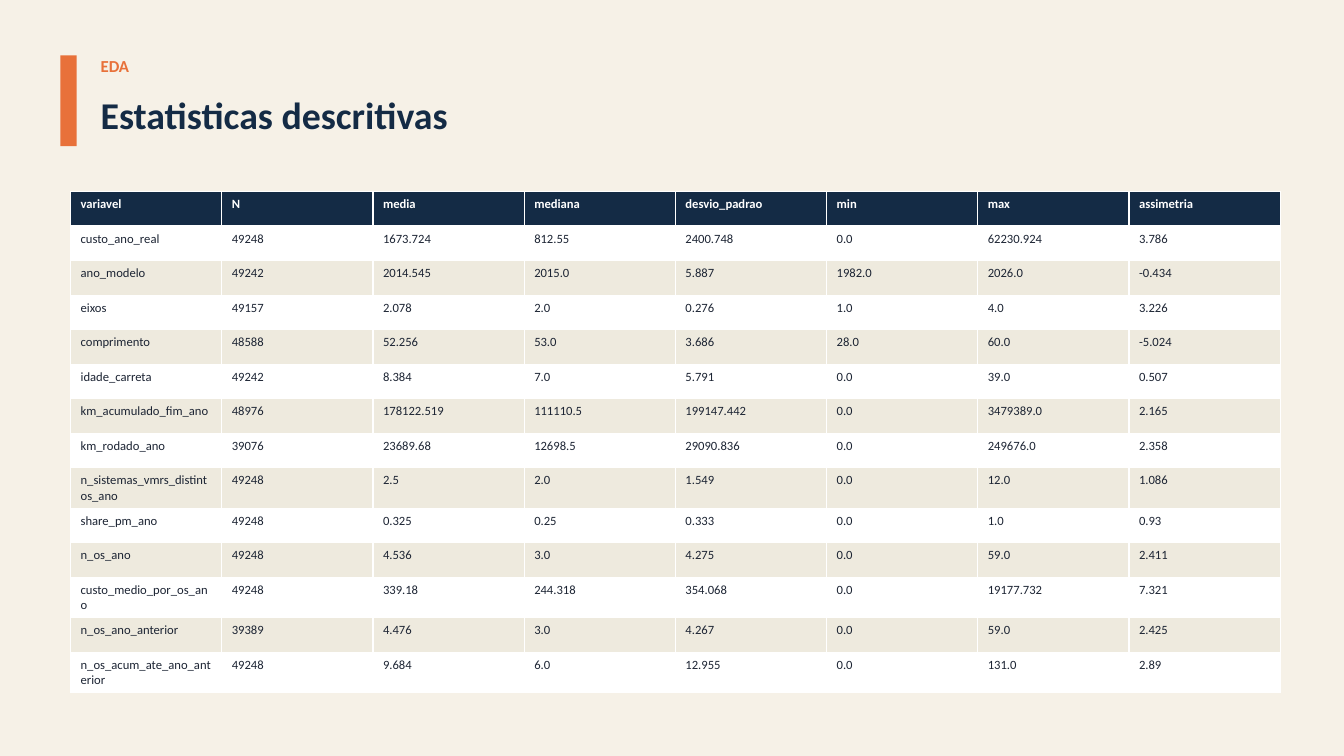
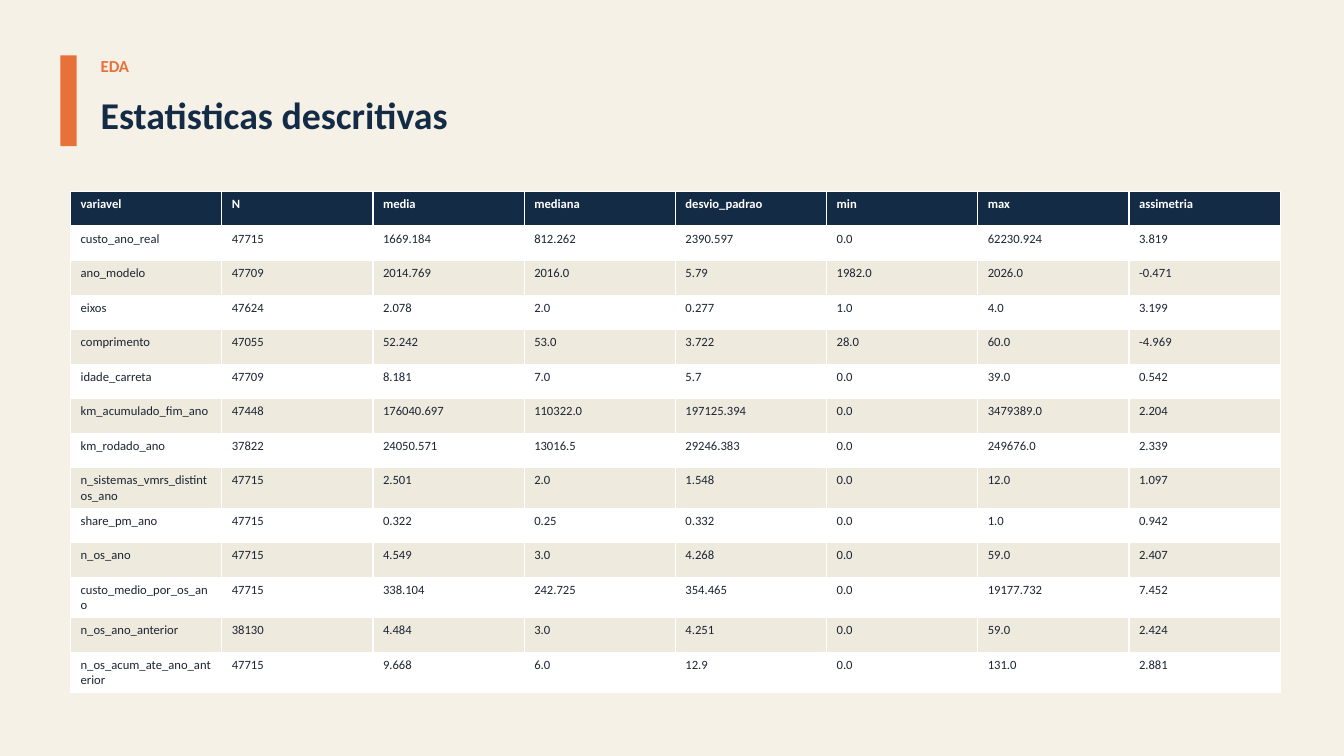
Before and after one commit to giovanicani/quatro_norte, a slide deck: slide 11 of docs/entregas/Apresentacao_QuatroNorte.pptx. Drawn at 1344x756 pixels with LibreOffice and Linux fonts; fonts in the diff are those of the drawing. Boxes give left, top, right and bottom in pixels: in the first picture for what was removed or moved away, otherwise in the second. Text is boxed around its words. In the diff, an @@ line names an element or a change of style, - is before the commit and + after.

```diff
--- a/docs/entregas/Apresentacao_QuatroNorte.pptx
+++ b/docs/entregas/Apresentacao_QuatroNorte.pptx
@@ table at bbox=[71, 192, 1280, 676] @@
-row 2: custo_ano_real | 49248 | 1673.724 | 812.55 | 2400.748 | 0.0 | 62230.924 | 3.786
+row 2: custo_ano_real | 47715 | 1669.184 | 812.262 | 2390.597 | 0.0 | 62230.924 | 3.819
-row 3: ano_modelo | 49242 | 2014.545 | 2015.0 | 5.887 | 1982.0 | 2026.0 | -0.434
+row 3: ano_modelo | 47709 | 2014.769 | 2016.0 | 5.79 | 1982.0 | 2026.0 | -0.471
-row 4: eixos | 49157 | 2.078 | 2.0 | 0.276 | 1.0 | 4.0 | 3.226
+row 4: eixos | 47624 | 2.078 | 2.0 | 0.277 | 1.0 | 4.0 | 3.199
-row 5: comprimento | 48588 | 52.256 | 53.0 | 3.686 | 28.0 | 60.0 | -5.024
+row 5: comprimento | 47055 | 52.242 | 53.0 | 3.722 | 28.0 | 60.0 | -4.969
-row 6: idade_carreta | 49242 | 8.384 | 7.0 | 5.791 | 0.0 | 39.0 | 0.507
+row 6: idade_carreta | 47709 | 8.181 | 7.0 | 5.7 | 0.0 | 39.0 | 0.542
-row 7: km_acumulado_fim_ano | 48976 | 178122.519 | 111110.5 | 199147.442 | 0.0 | 3479389.0 | 2.165
+row 7: km_acumulado_fim_ano | 47448 | 176040.697 | 110322.0 | 197125.394 | 0.0 | 3479389.0 | 2.204
-row 8: km_rodado_ano | 39076 | 23689.68 | 12698.5 | 29090.836 | 0.0 | 249676.0 | 2.358
+row 8: km_rodado_ano | 37822 | 24050.571 | 13016.5 | 29246.383 | 0.0 | 249676.0 | 2.339
-row 9: n_sistemas_vmrs_distintos_ano | 49248 | 2.5 | 2.0 | 1.549 | 0.0 | 12.0 | 1.086
+row 9: n_sistemas_vmrs_distintos_ano | 47715 | 2.501 | 2.0 | 1.548 | 0.0 | 12.0 | 1.097
-row 10: share_pm_ano | 49248 | 0.325 | 0.25 | 0.333 | 0.0 | 1.0 | 0.93
+row 10: share_pm_ano | 47715 | 0.322 | 0.25 | 0.332 | 0.0 | 1.0 | 0.942
-row 11: n_os_ano | 49248 | 4.536 | 3.0 | 4.275 | 0.0 | 59.0 | 2.411
+row 11: n_os_ano | 47715 | 4.549 | 3.0 | 4.268 | 0.0 | 59.0 | 2.407
-row 12: custo_medio_por_os_ano | 49248 | 339.18 | 244.318 | 354.068 | 0.0 | 19177.732 | 7.321
+row 12: custo_medio_por_os_ano | 47715 | 338.104 | 242.725 | 354.465 | 0.0 | 19177.732 | 7.452
-row 13: n_os_ano_anterior | 39389 | 4.476 | 3.0 | 4.267 | 0.0 | 59.0 | 2.425
+row 13: n_os_ano_anterior | 38130 | 4.484 | 3.0 | 4.251 | 0.0 | 59.0 | 2.424
-row 14: n_os_acum_ate_ano_anterior | 49248 | 9.684 | 6.0 | 12.955 | 0.0 | 131.0 | 2.89
+row 14: n_os_acum_ate_ano_anterior | 47715 | 9.668 | 6.0 | 12.9 | 0.0 | 131.0 | 2.881
```
Also in this commit, not shown: 14 other slides changed, 11 other files.
